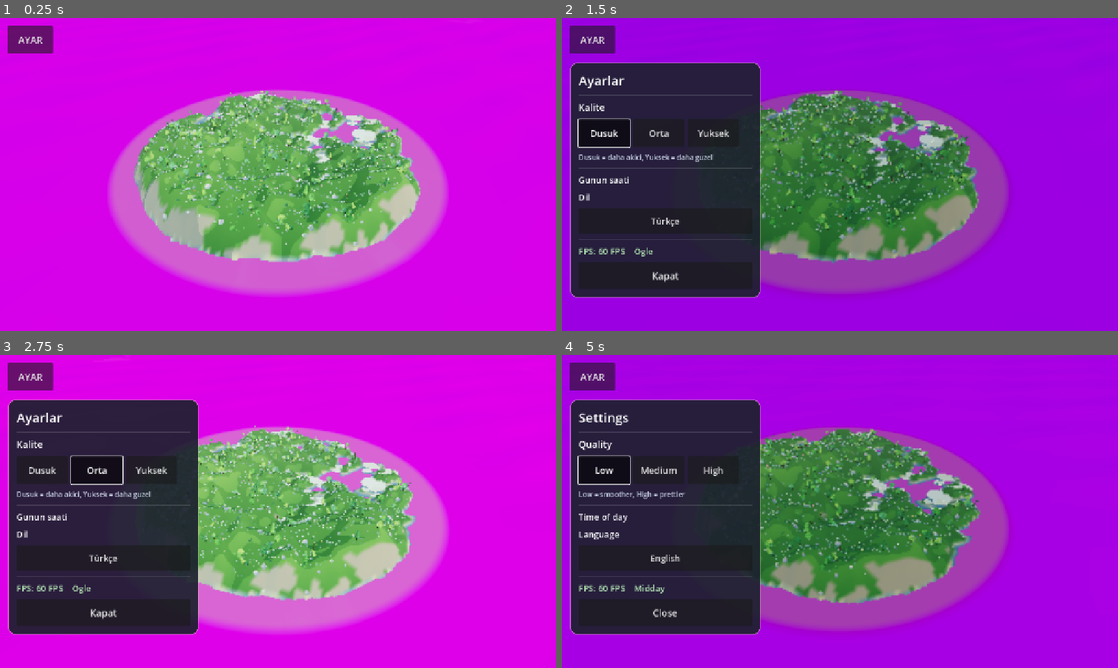
Above: before the commit, frames 1-4 (two rows, left to right).
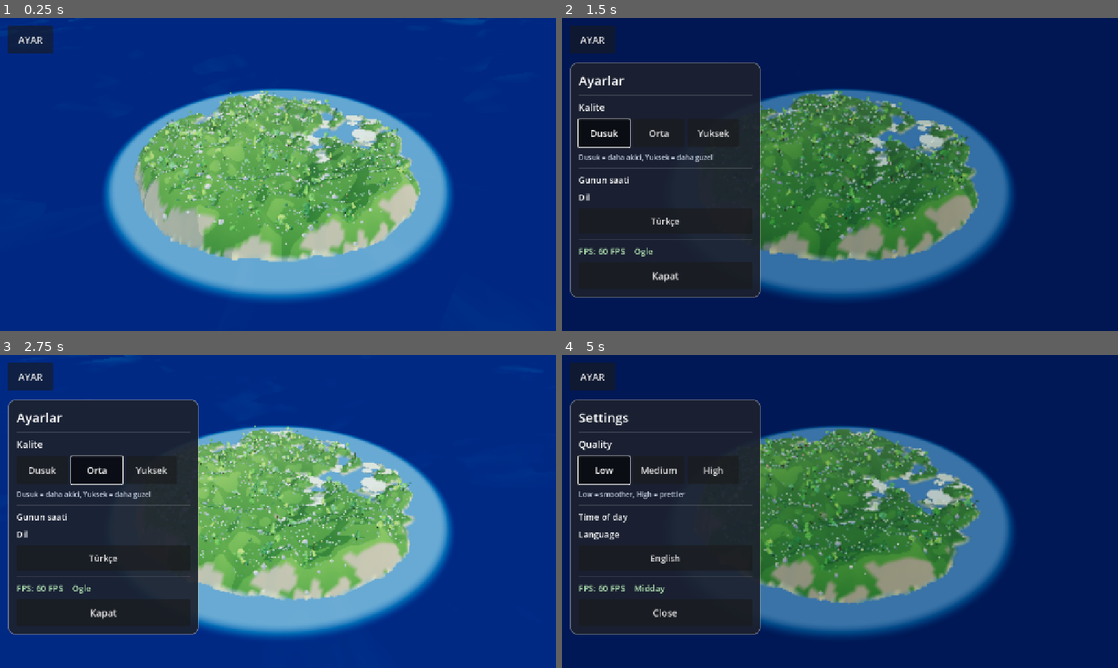
Above: after the commit, the same moments.

Repository: eraslan19j/game
Game: Godot game, scene res://scenes/world/world.tscn
The game is run twice, just before and just after one commit, with the same random seed, the same clock (stepped at 60 frames per second) and the same inputs.
Inputs:
- Up to frame 1 (0.25 s): no input
- Up to frame 2 (1.5 s): click "AYAR" at 0.5 s; click "Dusuk" at 1.25 s
- Up to frame 3 (2.75 s): click "Orta" at 2 s
- Up to frame 4 (5 s): click "Yuksek" at 2.75 s; click "Türkçe" at 3.5 s; click "Low" at 4.25 s

The runs differ from the first frame. In frame 1, 79% of the frame differs, in the area x 0-100%, y 0-100%; in frame 2, 58%; in frame 3, 58%; in frame 4, 58%.

Commit message:
Su sabit isik aliyor: kiyi cevresindeki beyaz halka giderildi
Co-authored-by: arena-agent <297053741+arena-agent@users.noreply.github.com>

Diff:
--- a/shaders/water.gdshader
+++ b/shaders/water.gdshader
@@ -5,7 +5,7 @@
 render_mode shadows_disabled, fog_disabled;
 
 uniform vec4 shallow_color : source_color = vec4(0.05, 0.22, 0.36, 1.0);
-uniform vec4 deep_color : source_color = vec4(1.0, 0.0, 1.0, 1.0);  // GECICI TANI
+uniform vec4 deep_color : source_color = vec4(0.05, 0.20, 0.34, 1.0);
 uniform vec4 foam_color : source_color = vec4(0.92, 0.99, 0.99, 1.0);
 uniform vec4 shore_color : source_color = vec4(0.72, 0.93, 0.90, 1.0);
 uniform float wave_speed = 1.0;
@@ -54,7 +54,7 @@
 
 	// Kiyi hattinda ince kopuk cizgisi.
 	float foam = 1.0 - smoothstep(70.0, 76.0, island_dist);
-	col = mix(col, vec3(1.0, 1.0, 0.0), foam * 0.35);  // GECICI TANI: kopuk sari
+	col = mix(col, foam_color.rgb, foam * 0.35);
 
 	ALBEDO = col;
 	// Su tamamen mat: gunesin su uzerindeki parlak yansimasi (adanin
@@ -70,3 +70,11 @@
 	//
 	// Kiyi hissi renkle veriliyor: foam halkasi (yukarida).
 }
+
+// Su DUZ (sabit) isik alir: dalga normallerine gore aydinlatma yapilsaydi,
+// kiyiya yakin sakin su duz normal yuzunden fazla parlak, acik denizdeki
+// dalgali su ise koyu gorunuyor ve adanin cevresinde BEYAZ BIR HALKA
+// olusuyordu. Sabit isikta su her yerde ayni tonda kaliyor.
+void light() {
+	DIFFUSE_LIGHT += LIGHT_COLOR * ATTENUATION * 0.62 / PI;
+}
